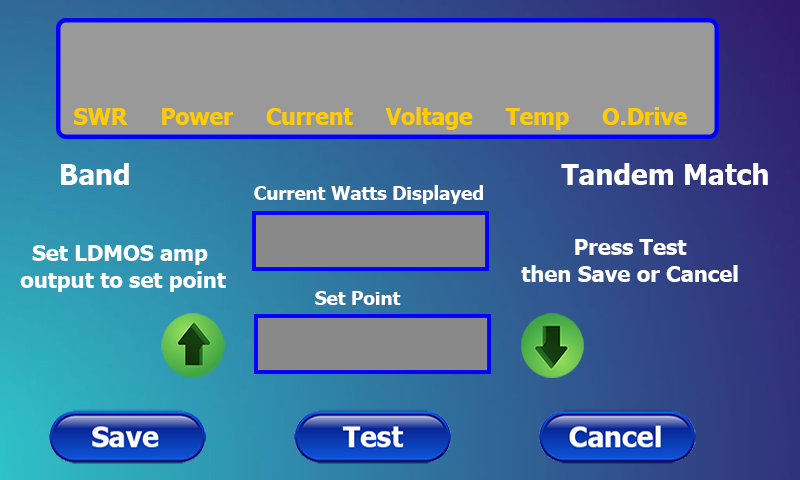
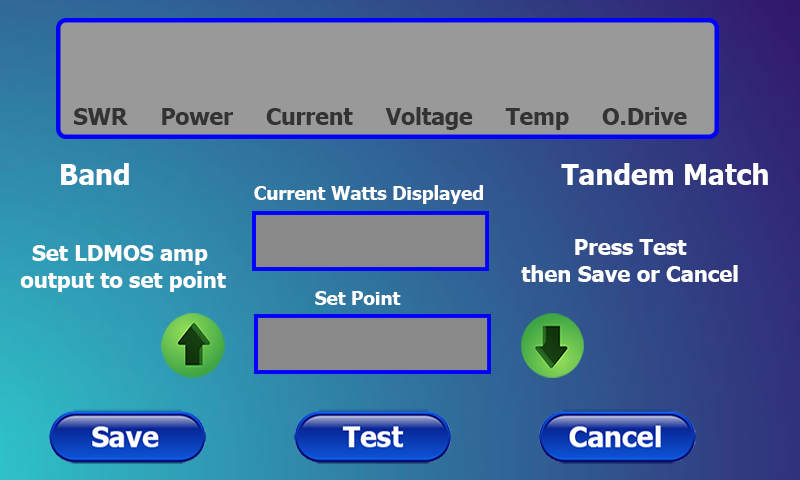
The second 800 x 480 image is a revision of the first. Changes to its layers:
painted on "SWR Power Current Voltage Temp O.Drive" over bbox(74, 107, 687, 130)